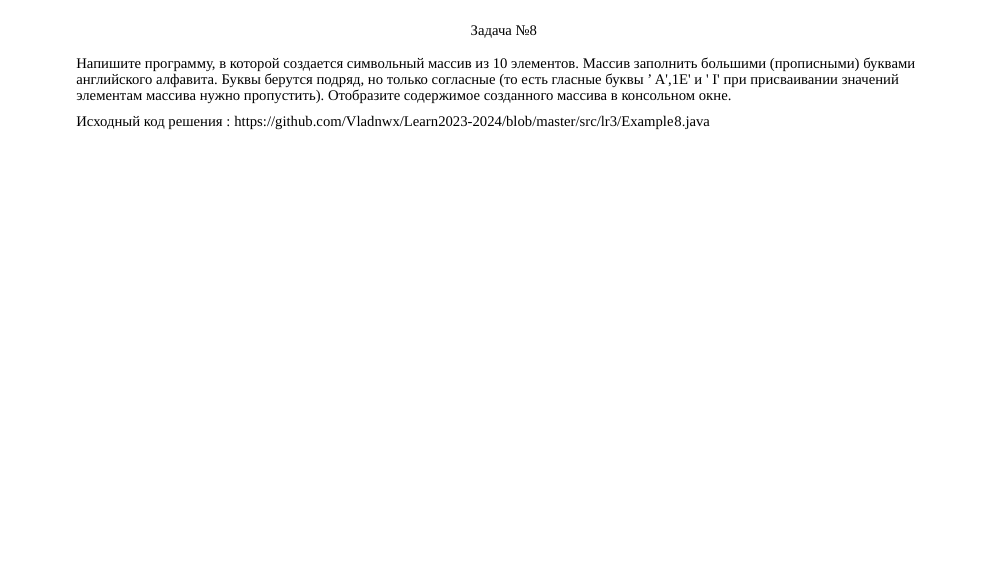
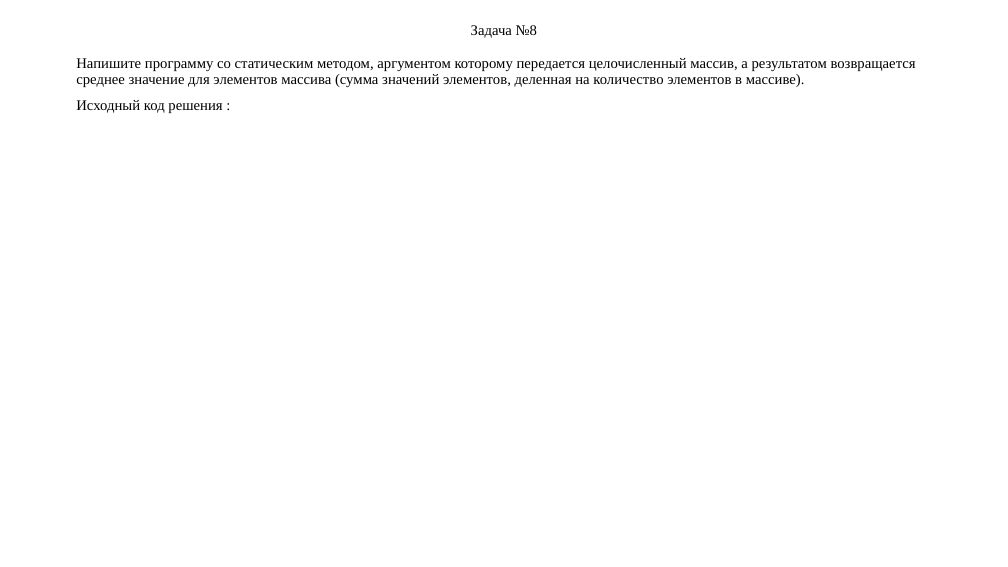
Before and after one commit to Vladnwx/Learn2023-2024, a slide deck: slide 10 of src/lr6/РИЗ-130916у Савельев В.Н. Отчет о выполнении ЛР6.pptx. Drawn at 1008x567 pixels with LibreOffice and Linux fonts; fonts in the diff are those of the drawing. Boxes give left, top, right and bottom in pixels: in the first picture for what was removed or moved away, otherwise in the second. Text is boxed around its words. In the diff, an @@ line names an element or a change of style, - is before the commit and + after.

```diff
--- a/src/lr6/РИЗ-130916у Савельев В.Н. Отчет о выполнении ЛР6.pptx
+++ b/src/lr6/РИЗ-130916у Савельев В.Н. Отчет о выполнении ЛР6.pptx
@@ text at bbox=[76, 58, 916, 113]: text changed @@
-Напишите программу, в которой создается символьный массив из 10 элементов. Массив заполнить большими (прописными) буквами английского алфавита. Буквы берутся подряд, но только согласные (то есть гласные буквы ’ А',1Е' и ' I' при присваивании значений элементам массива нужно пропустить). Отобразите содержимое созданного массива в консольном окне.
-Исходный код решения : https://github.com/Vladnwx/Learn2023-2024/blob/master/src/lr3/Example8.java
+Напишите программу со статическим методом, аргументом которому передается целочисленный массив, а результатом возвращается среднее значение для элементов массива (сумма значений элементов, деленная на количество элементов в массиве).
+Исходный код решения :
```
Also in this commit, not shown: 12 other slides changed, 2 other files.
